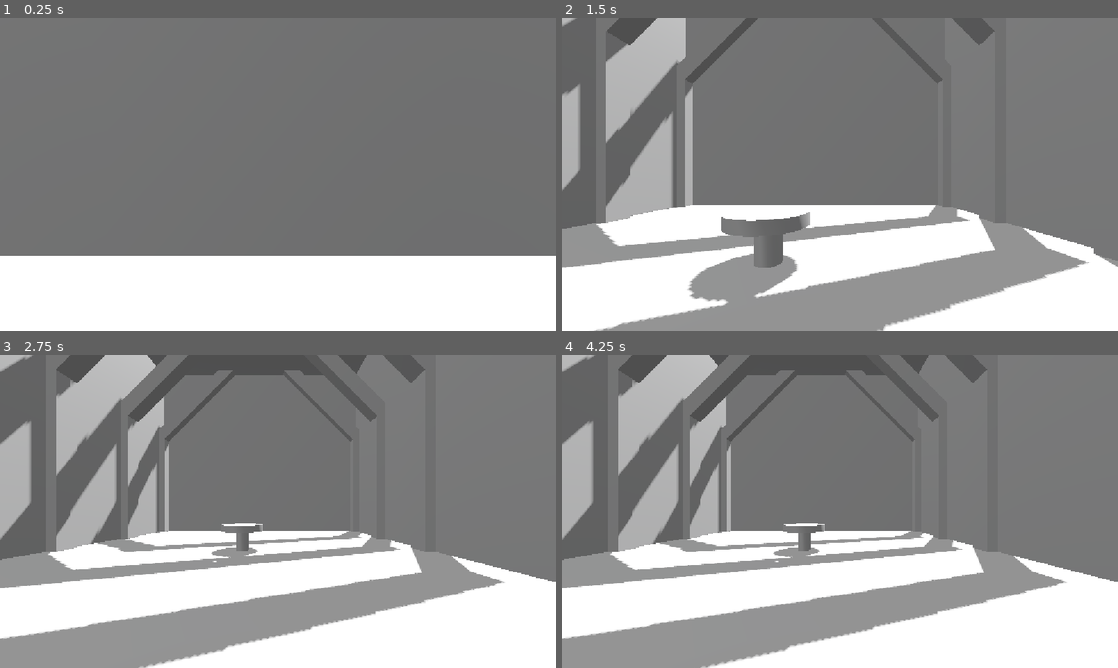
Above: before the commit, frames 1-4 (two rows, left to right).
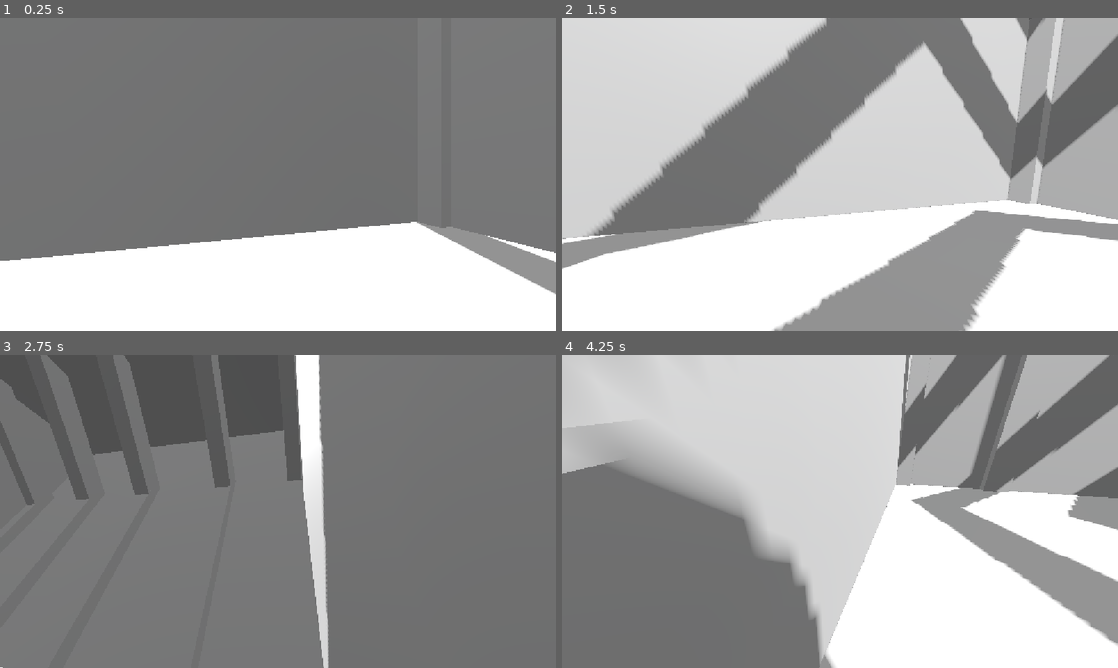
Above: after the commit, the same moments.

Repository: KayEntry17/museum-dioramatum-visionum
Game: Godot game, scene res://testlvl.tscn
Same seed, same stepped clock (60 frames per second), same inputs: the game is played once before the commit and once after it.
Inputs (mouse positions are in pixels of both pictures, inside the frame that each line leads up to):
- Up to frame 1 (0.25 s): no input
- Up to frame 2 (1.5 s): tap Enter (ui_accept) at 0.5, 0.77 s; move the mouse to (867, 174) at 0.52 s; hold Up (ui_up) from 0.53 s (still down); tap Alt at 0.6 s; move the mouse to (812, 174) at 1.27 s; tap Shift at 1.35 s
- Up to frame 3 (2.75 s): keep holding Up (ui_up); tap Enter (ui_accept) at 1.52 s; move the mouse to (289, 505) at 2.02 s; tap Alt at 2.1 s
- Up to frame 4 (4.25 s): keep holding Up (ui_up); move the mouse to (834, 517) at 2.77 s; tap Shift at 2.85 s; tap Enter (ui_accept) at 3.02, 3.77 s; move the mouse to (878, 514) at 3.52 s; tap Alt at 3.6 s

The runs differ from the first frame. In frame 1, 5.9% of the frame differs, in the area x 0-100%, y 65-89%; in frame 2, 60%; in frame 3, 59%; in frame 4, 75%, in the area x 0-100%, y 0-100%.

Commit message:
added camera control and interpolation

Diff:
--- a/globals/cameramanager.gd
+++ b/globals/cameramanager.gd
@@ -10,7 +10,7 @@
 	maincam=cam
 func theserthetargets(cam):
 	targetcam=cam
-func _unhandled_input(event: InputEvent) -> void:
-	if event is InputEventMouseMotion:
-		var mousemovek=Vector2(event.relative.x*Sensitivity,event.relative.y*Sensitivity)
-		print(mousemovek)
+#func _unhandled_input(event: InputEvent) -> void:
+	#if event is InputEventMouseMotion:
+		#var mousemovek=Vector2(event.relative.x*Sensitivity,event.relative.y*Sensitivity)
+		#print(mousemovek)
--- a/maincam.gd
+++ b/maincam.gd
@@ -18,6 +18,8 @@
 		targetcam=Cam.targetcam
 	if Cam.fpsmode:
 		self.global_position=targetcam.global_position
-		self.global_rotation=targetcam.global_rotation
+		#self.global_rotation=targetcam.global_rotation
+		self.global_rotation.x=lerp_angle(self.global_rotation.x,targetcam.global_rotation.x,10*delta)
+		self.global_rotation.y=lerp_angle(self.global_rotation.y,targetcam.global_rotation.y,10*delta)
 	else:
 		self.global_position=lerp(self.global_position,targetcam.global_position,2*delta)
--- a/player/curator.tscn
+++ b/player/curator.tscn
@@ -13,9 +13,11 @@
 shape = SubResource("CapsuleShape3D_6uffy")
 
 [node name="MeshInstance3D" type="MeshInstance3D" parent="CollisionShape3D" unique_id=1462376985]
-visible = false
 gi_mode = 2
 mesh = SubResource("CapsuleMesh_umt7f")
 
-[node name="falsecam" type="Node3D" parent="." unique_id=510507284]
+[node name="falsecamx" type="Node3D" parent="." unique_id=510507284]
+physics_interpolation_mode = 1
 transform = Transform3D(1, 0, 0, 0, 1, 0, 0, 0, 1, 0, 0.85845244, 0)
+
+[node name="falsecamy" type="Node3D" parent="falsecamx" unique_id=491760430]
--- a/player/curplayer.gd
+++ b/player/curplayer.gd
@@ -3,14 +3,16 @@
 @export var inuse:bool=true
 @export var jumpspeed:float =5
 @export var slip: float=5
-var Sensitivity:float=1
+var Sensitivity:float=1.0
 var canjump:bool
 func _ready() -> void:
-	Cam.theserthetargets($falsecam)
+	Cam.theserthetargets($falsecamx/falsecamy)
 func _unhandled_input(event: InputEvent) -> void:
 	if event is InputEventMouseMotion:
-		var mousemovek=Vector2(event.relative.x*Sensitivity,event.relative.y*Sensitivity)
-		$CollisionShape3D/MeshInstance3D.rotate(Vector3(1,0,0), mousemovek.x)
+		var mousemovek=Vector2(event.relative.x*Sensitivity*0.05,event.relative.y*Sensitivity*0.05)
+		$falsecamx.rotate(Vector3(0,-1.0,0), mousemovek.x)
+		$falsecamx/falsecamy.rotate(Vector3(-1.0,0.0,0), mousemovek.y)
+		$falsecamx/falsecamy.rotation_degrees.x=clamp($falsecamx/falsecamy.rotation_degrees.x, -55.0, 55.0)
 		print(str(mousemovek)+"oaijdsoajsdioaks")
 func _process(delta: float) -> void:
 	if Cam.fpsmode:
--- a/project.godot
+++ b/project.godot
@@ -21,6 +21,7 @@
 
 [display]
 
+window/size/mode=3
 window/stretch/mode="canvas_items"
 window/stretch/aspect="expand"
 
@@ -30,7 +31,9 @@
 
 [physics]
 
+common/physics_jitter_fix=0.0
 3d/physics_engine="Jolt Physics"
+common/physics_interpolation=true
 
 [rendering]
 
--- a/testlvl.tscn
+++ b/testlvl.tscn
@@ -62,7 +62,9 @@
 transform = Transform3D(1, 0, 0, 0, 1, 0, 0, 0, 1, 1.7259922, 1.3425312, -4.569152)
 
 [node name="Camera3D" type="Camera3D" parent="." unique_id=895743599]
+physics_interpolation_mode = 1
 transform = Transform3D(-0.99813485, 0, -0.061048523, 0, 1, 0, 0.061048523, 0, -0.99813485, 0, 6.928772, -18.108139)
+fov = 90.0
 script = ExtResource("3_yiyty")
 
 [node name="CSGBox3D" type="CSGBox3D" parent="." unique_id=1873395362]
